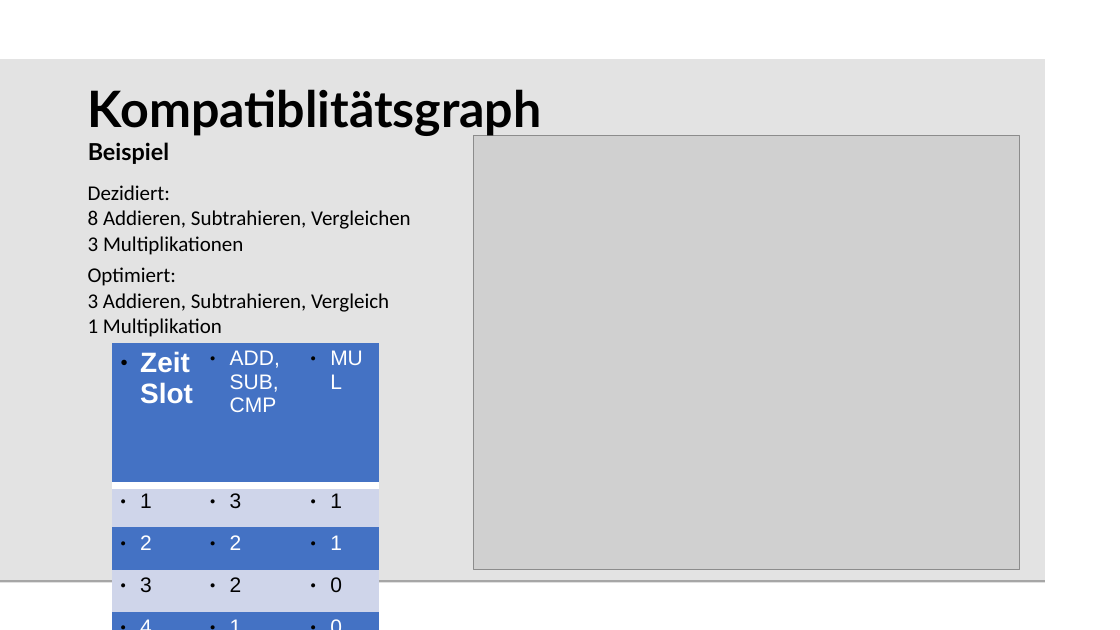
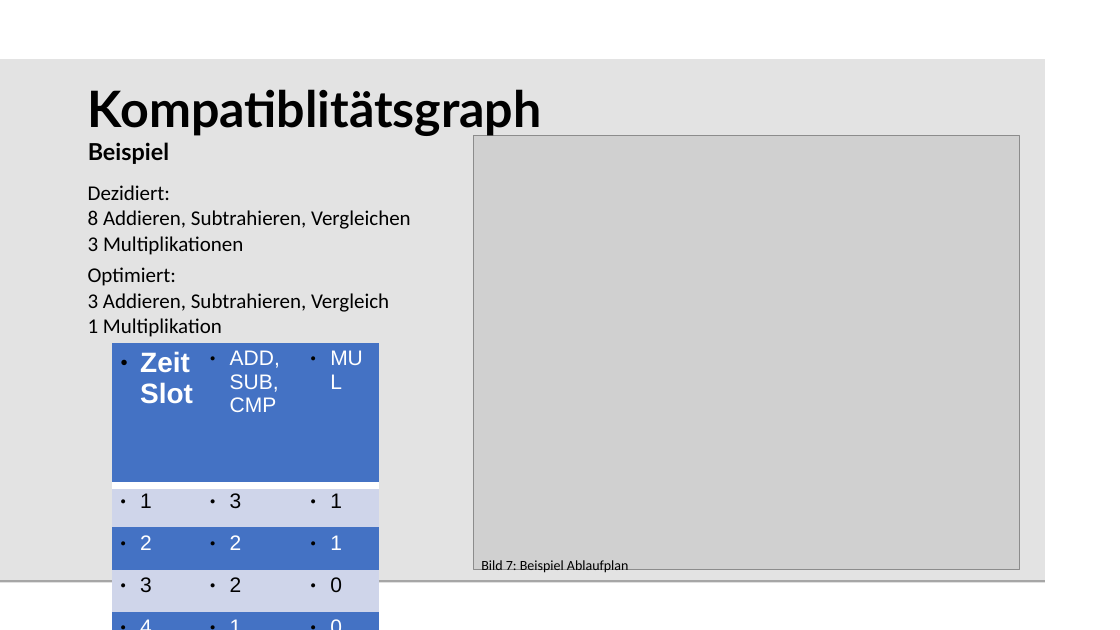
Before and after one commit to beLipinski/HW2, a slide deck: slide 13 of Presentation/Sharing and Binding for General Circuits.odp. Drawn at 1120x630 pixels with LibreOffice and Linux fonts; fonts in the diff are those of the drawing; grey boxes stand for pictures; background and template pictures are left out. Boxes give left, top, right and bottom in pixels: in the first picture for what was removed or moved away, otherwise in the second. Text is boxed around its words. In the diff, an @@ line names an element or a change of style, - is before the commit and + after.

```diff
--- a/Presentation/Sharing and Binding for General Circuits.odp
+++ b/Presentation/Sharing and Binding for General Circuits.odp
@@ text added at bbox=[481, 560, 629, 572], 12 pt, text #000000 @@
+Bild 7: Beispiel Ablaufplan
```
Also in this commit, not shown: 15 other slides changed, 3 slides added, 2 slides removed.
